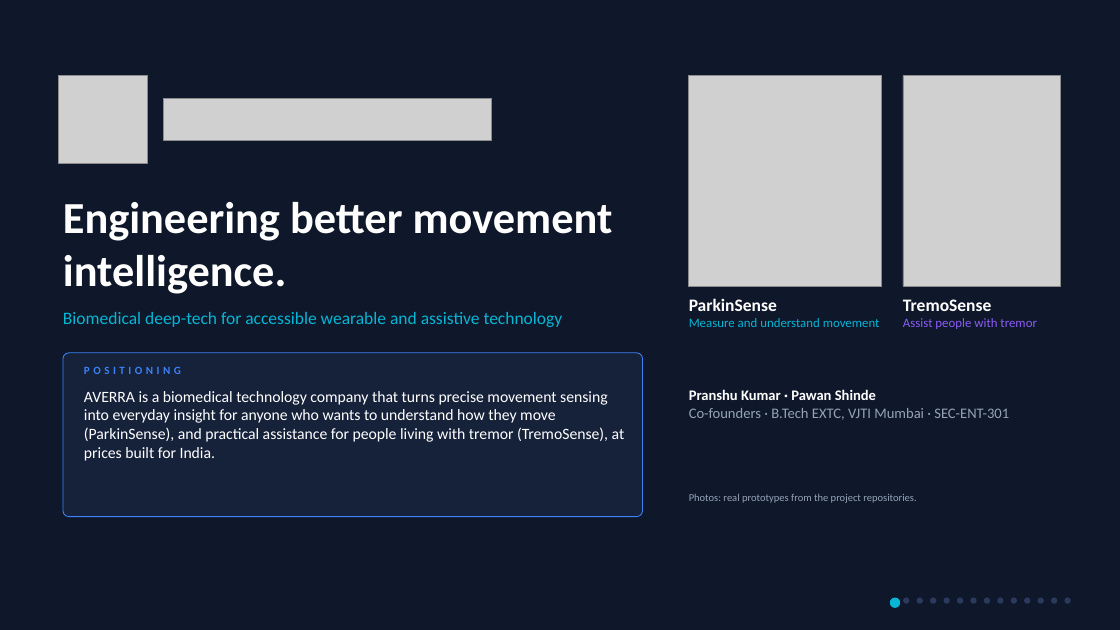
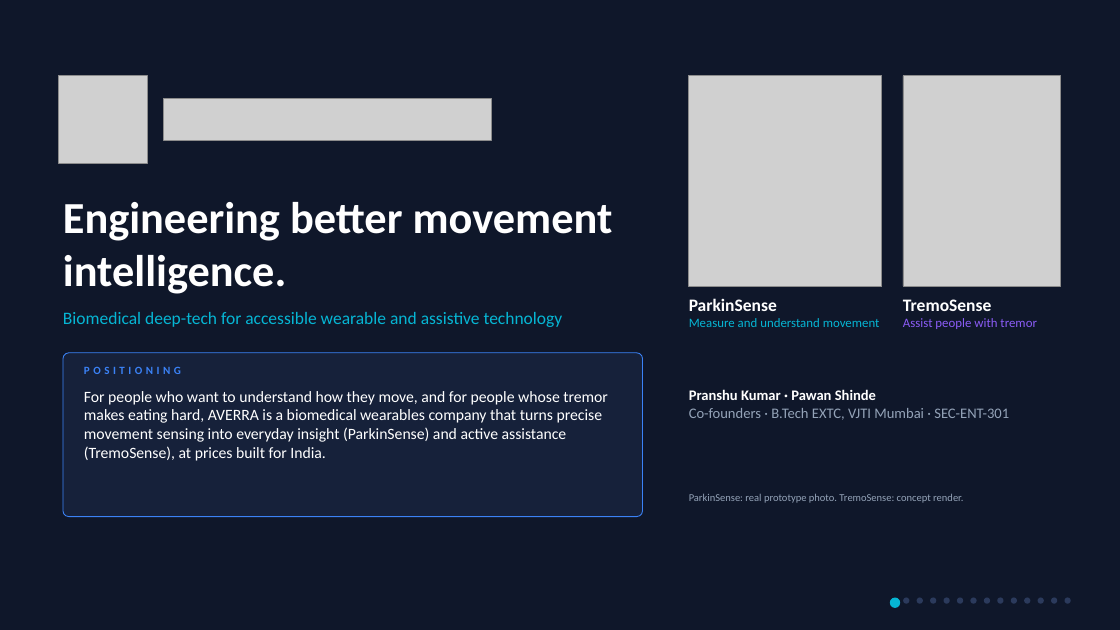
Before and after one commit to sudo-pranshu/AVERRA, a slide deck: slide 1 of deck/AVERRA_Pitch.pptx. Drawn at 1120x630 pixels with LibreOffice and Linux fonts; fonts in the diff are those of the drawing; grey boxes stand for pictures. Boxes give left, top, right and bottom in pixels: in the first picture for what was removed or moved away, otherwise in the second. Text is boxed around its words. In the diff, an @@ line names an element or a change of style, - is before the commit and + after.

```diff
--- a/deck/AVERRA_Pitch.pptx
+++ b/deck/AVERRA_Pitch.pptx
@@ text at (84,391,608,461): text changed @@
-AVERRA is a biomedical technology company that turns precise movement sensing into everyday insight for anyone who wants to understand how they move (ParkinSense), and practical assistance for people living with tremor (TremoSense), at prices built for India.
+For people who want to understand how they move, and for people whose tremor makes eating hard, AVERRA is a biomedical wearables company that turns precise movement sensing into everyday insight (ParkinSense) and active assistance (TremoSense), at prices built for India.
@@ text at (689,494,963,503): text changed @@
-Photos: real prototypes from the project repositories.
+ParkinSense: real prototype photo. TremoSense: concept render.
```
Also in this commit, not shown: 9 other slides changed, 13 other files.
